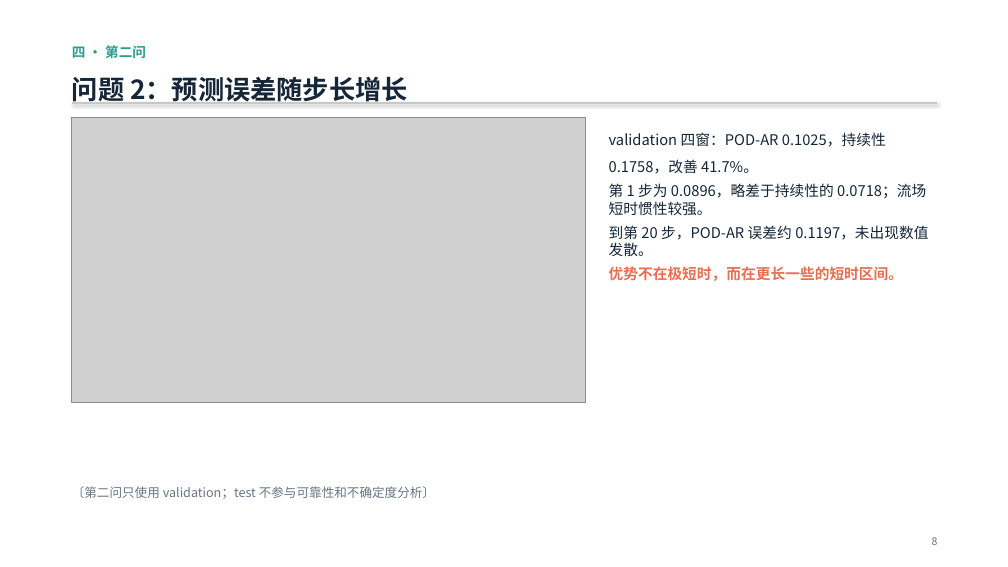
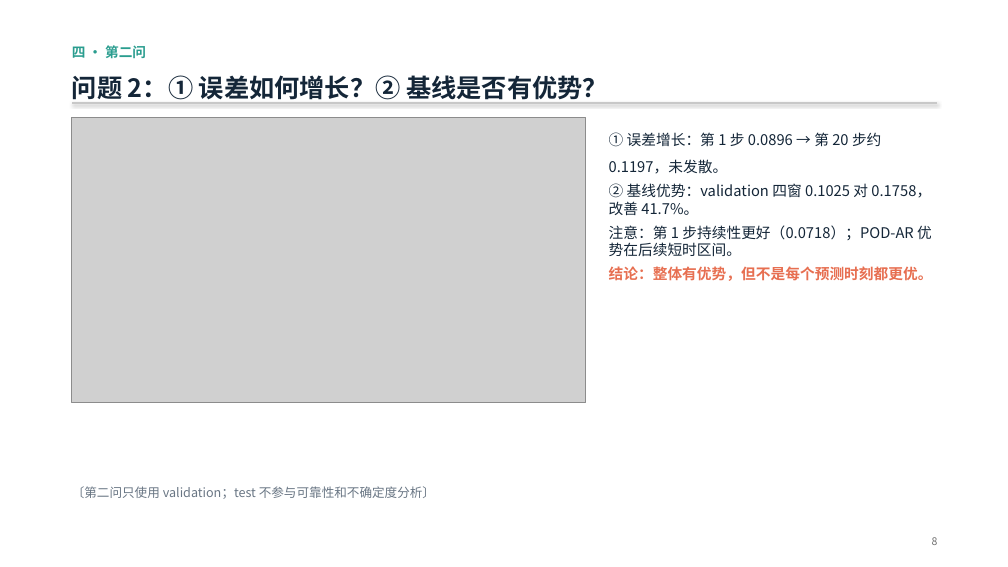
Before and after one commit to tuofeilun711/-A-, a slide deck: slide 8 of deliverables/A题_POD-AR_答辩汇报.pptx. Drawn at 1008x567 pixels with LibreOffice and Linux fonts; fonts in the diff are those of the drawing; grey boxes stand for pictures. Boxes give left, top, right and bottom in pixels: in the first picture for what was removed or moved away, otherwise in the second. Text is boxed around its words. In the diff, an @@ line names an element or a change of style, - is before the commit and + after.

```diff
--- a/deliverables/A题_POD-AR_答辩汇报.pptx
+++ b/deliverables/A题_POD-AR_答辩汇报.pptx
@@ text at [72, 72, 608, 104]: text changed; size 25 to 24 pt @@
-问题 2：预测误差随步长增长
+问题 2：① 误差如何增长？② 基线是否有优势？
@@ text at [609, 132, 933, 281]: text changed @@
-validation 四窗：POD-AR 0.1025，持续性 0.1758，改善 41.7%。
-第 1 步为 0.0896，略差于持续性的 0.0718；流场短时惯性较强。
-到第 20 步，POD-AR 误差约 0.1197，未出现数值发散。
-优势不在极短时，而在更长一些的短时区间。
+① 误差增长：第 1 步 0.0896 → 第 20 步约 0.1197，未发散。
+② 基线优势：validation 四窗 0.1025 对 0.1758，改善 41.7%。
+注意：第 1 步持续性更好（0.0718）；POD-AR 优势在后续短时区间。
+结论：整体有优势，但不是每个预测时刻都更优。
```
Also in this commit, not shown: 1 other slide changed.
